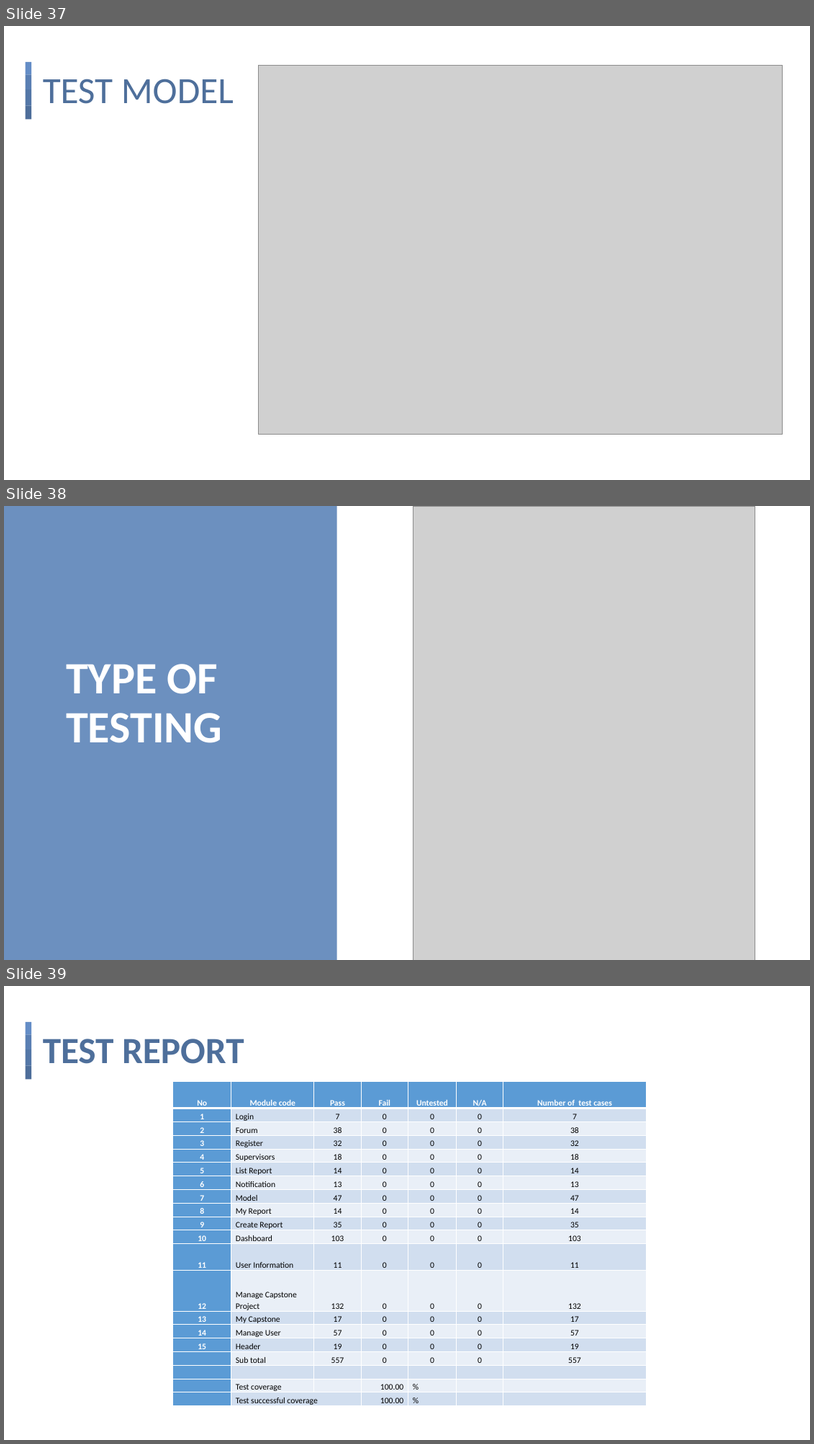
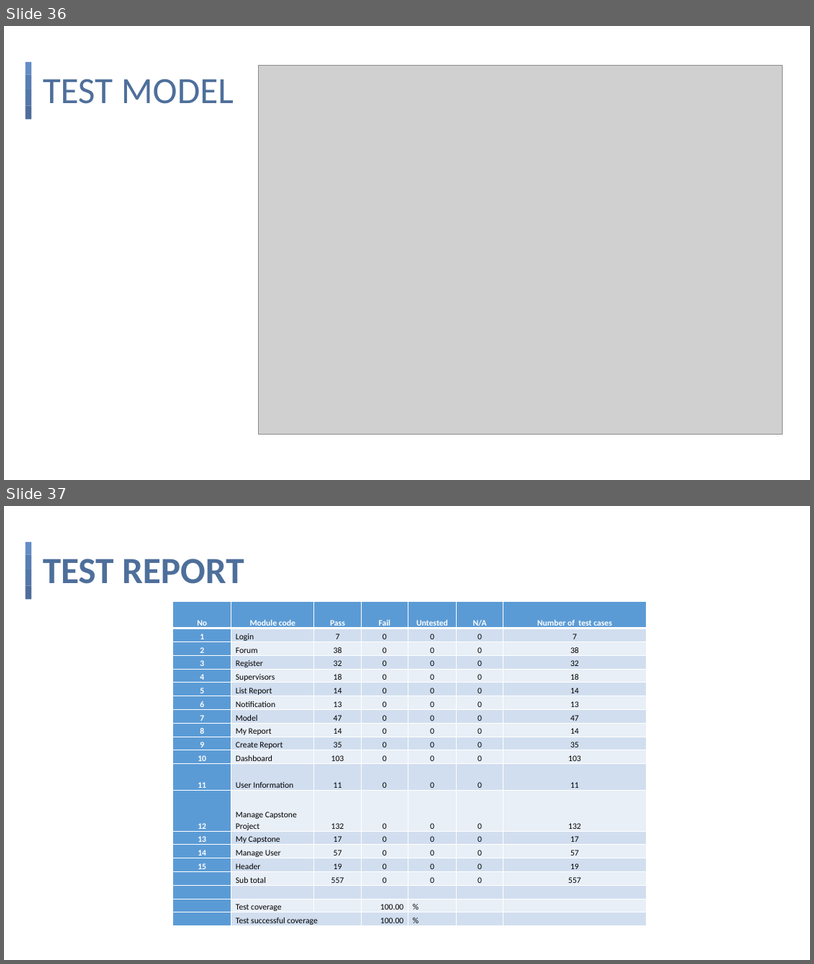
Before and after one commit to ducken1412/CapstoneProjectManagement, a slide deck: FPTU CAPSTONE PROJECT MANAGEMENT.pptx. Shown one above the other, each under a label of ours: slides 37, 38 and 39 before the commit, slides 36 and 37 after it. The pictures are 814x1444 and 814x964 pixels, drawn with LibreOffice and Linux fonts; fonts in the diff are those of the drawing; grey boxes stand for pictures. Boxes give left, top, right and bottom in pixels: in the first picture for what was removed or moved away, otherwise in the second. Text is boxed around its words. In the diff, an @@ line names an element or a change of style, - is before the commit and + after.

```diff
--- a/FPTU CAPSTONE PROJECT MANAGEMENT.pptx
+++ b/FPTU CAPSTONE PROJECT MANAGEMENT.pptx
@@ slide 38 removed at (4, 506, 810, 960), background #FFFFFF @@
@@ rectangle removed at (4, 506, 337, 960) @@
@@ picture removed at (414, 506, 756, 960) @@
@@ title removed at (66, 664, 222, 743) @@
-TYPE OF
-TESTING
@@ what was slide 37 is now slide 36 @@
@@ what was slide 39 is now slide 37 @@
```
Also in this commit, not shown: 5 slides changed, 1 other slide removed, 4 other files.
